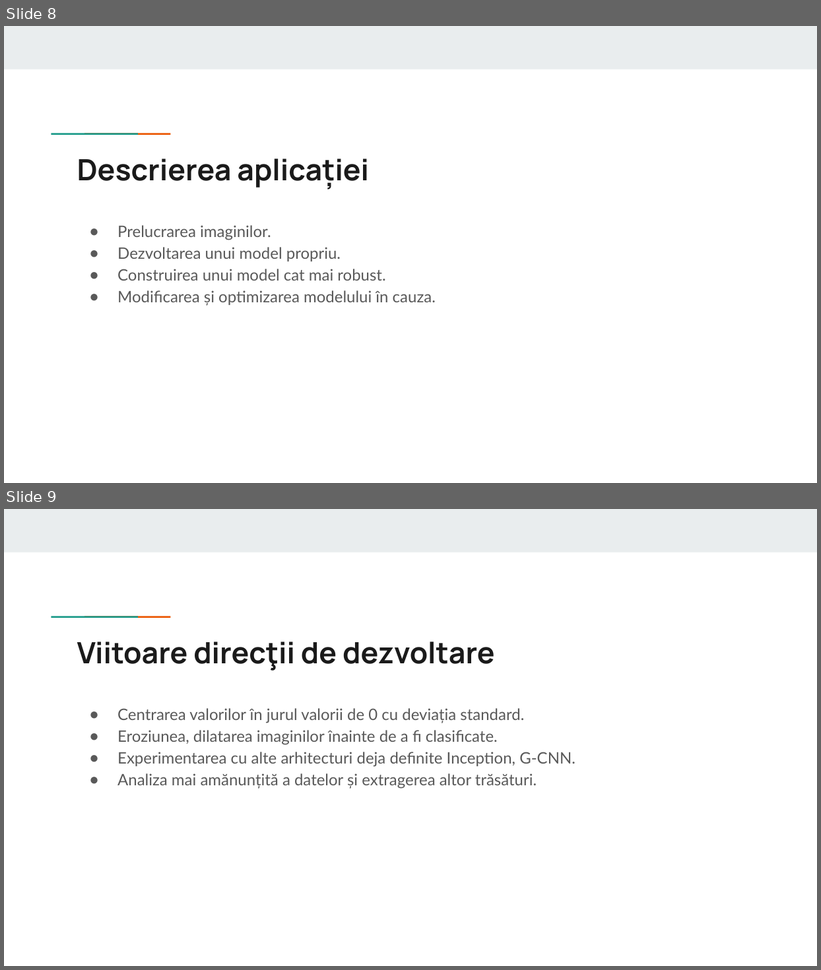
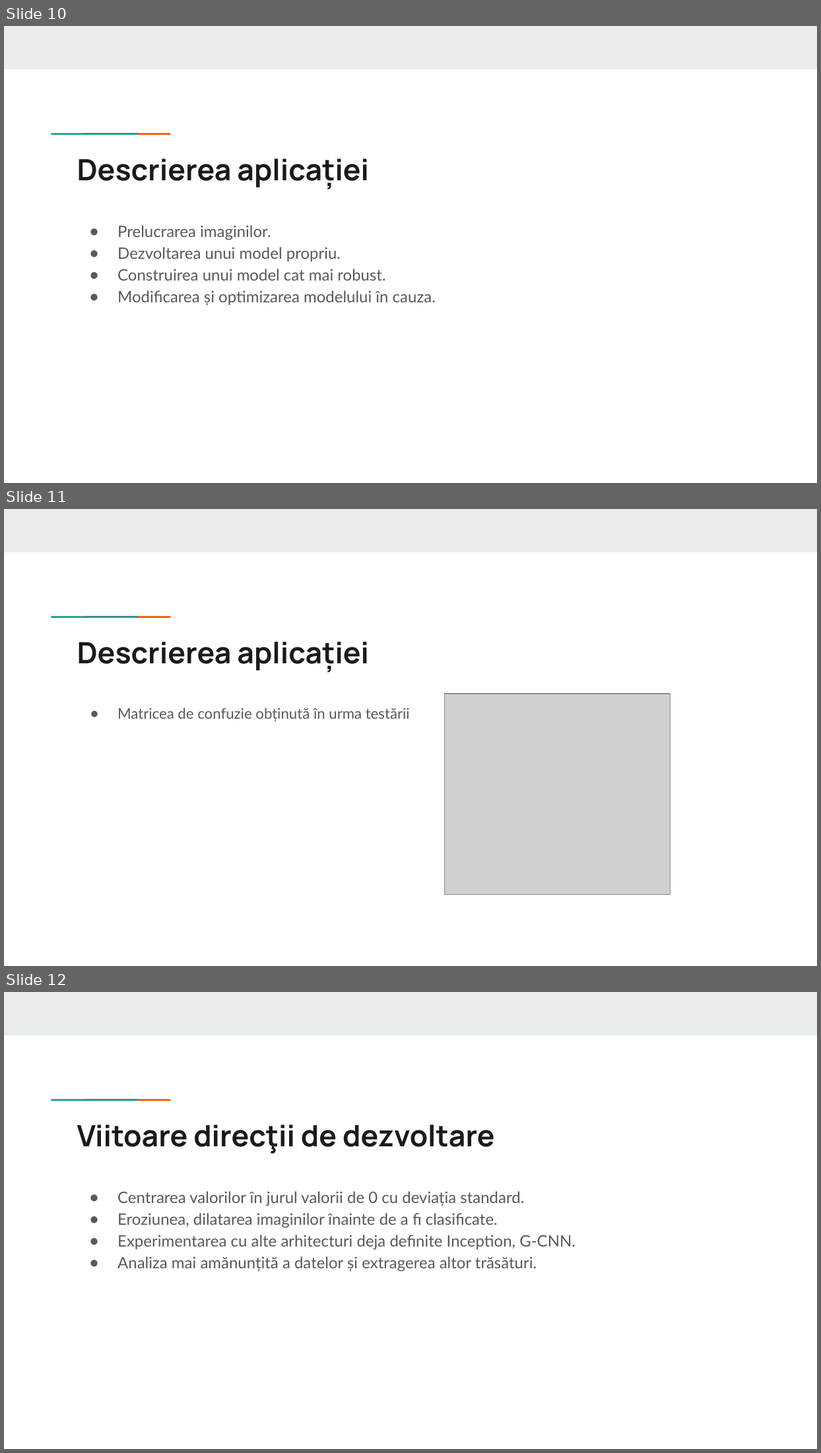
Before and after one commit to alexandruchiorianu/Cancer-ScanNet, a slide deck: Prezentare Licenta.pptx. Shown one above the other, each under a label of ours: slides 8 and 9 before the commit, slides 10, 11 and 12 after it. The pictures are 821x970 and 821x1453 pixels, drawn with LibreOffice and Linux fonts; fonts in the diff are those of the drawing; grey boxes stand for pictures. Boxes give left, top, right and bottom in pixels: in the first picture for what was removed or moved away, otherwise in the second. Text is boxed around its words. In the diff, an @@ line names an element or a change of style, - is before the commit and + after.

```diff
--- a/Prezentare Licenta.pptx
+++ b/Prezentare Licenta.pptx
@@ slide 11 added at (x1=4, y1=509, x2=817, y2=966), background #FFFFFF; not listed: 3 template elements that a slide beside it also shows @@
@@ title added at (x1=77, y1=642, x2=369, y2=671), 26 pt, text #1A1A1A, bold @@
+Descrierea aplicației
@@ picture added at (x1=445, y1=694, x2=670, y2=894) @@
@@ text added at (x1=118, y1=708, x2=410, y2=722), 13 pt, text #595959 @@
+● Matricea de confuzie obținută în urma testării
@@ what was slide 8 is now slide 10 @@
@@ what was slide 9 is now slide 12 @@
```
Also in this commit, not shown: 2 other slides added.
